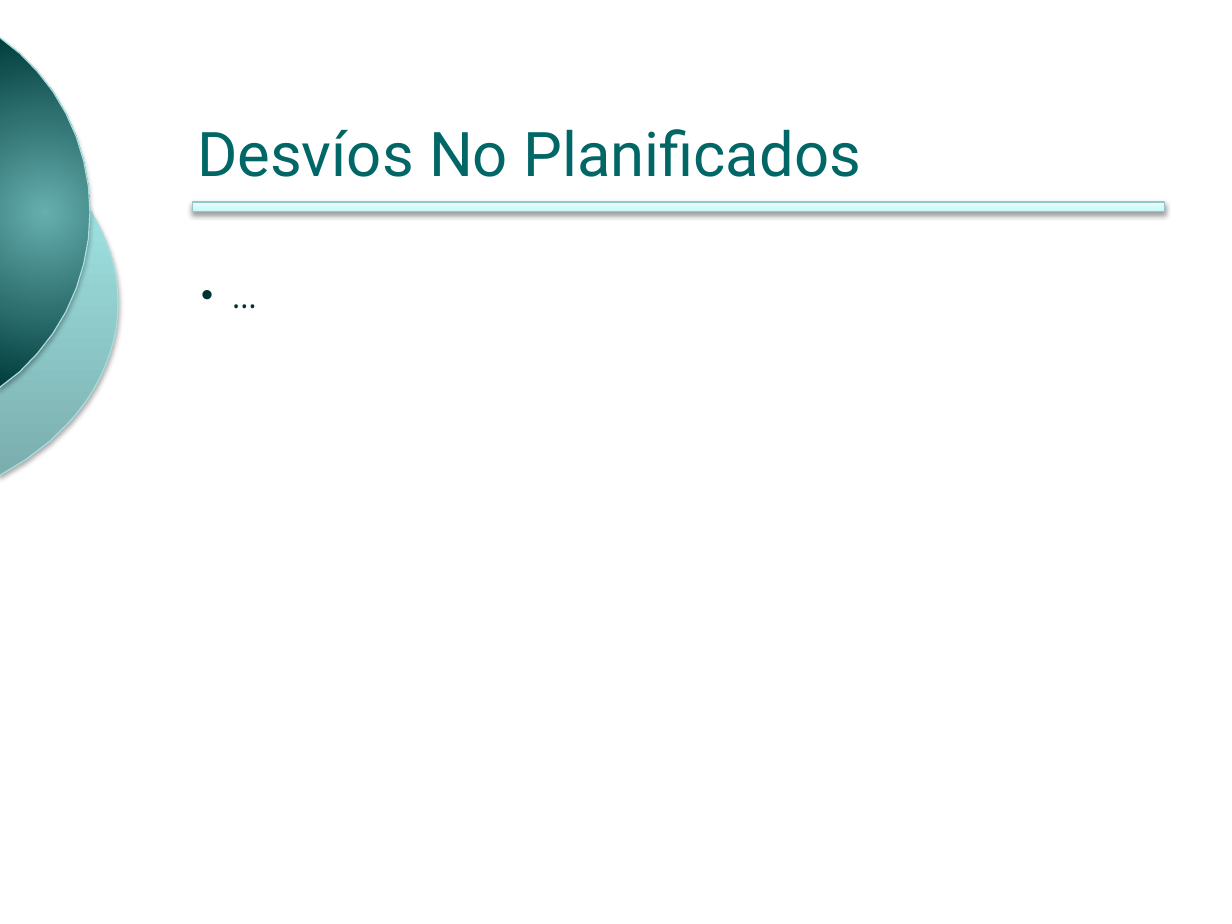
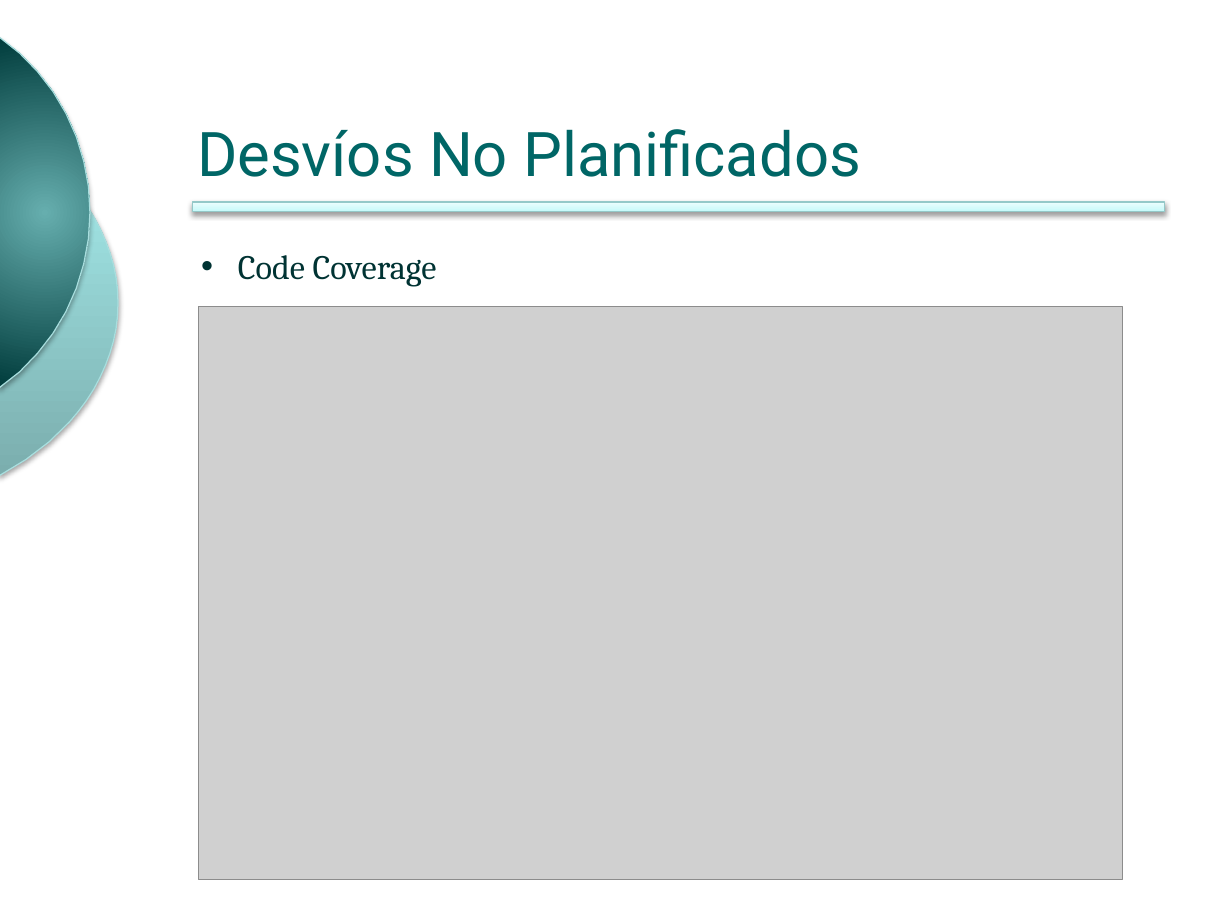
Before and after one commit to ingevy/taller-desarrollo-proyectos-ii-2do-2010, a slide deck: slide 11 of presentations/presentacionFinal.pptx (slide 9 before the commit). Drawn at 1232x924 pixels with LibreOffice and Linux fonts; fonts in the diff are those of the drawing; grey boxes stand for pictures; background and template pictures are left out. Boxes give left, top, right and bottom in pixels: in the first picture for what was removed or moved away, otherwise in the second. Text is boxed around its words. In the diff, an @@ line names an element or a change of style, - is before the commit and + after.

```diff
--- a/presentations/presentacionFinal.pptx
+++ b/presentations/presentacionFinal.pptx
@@ text at (238,255,437,287): text changed @@
-• …
+• Code Coverage
@@ picture added at (198,307,1122,880) @@
```
Also in this commit, not shown: 3 other slides changed, 2 slides added, 1 slide removed, 2 other files.
